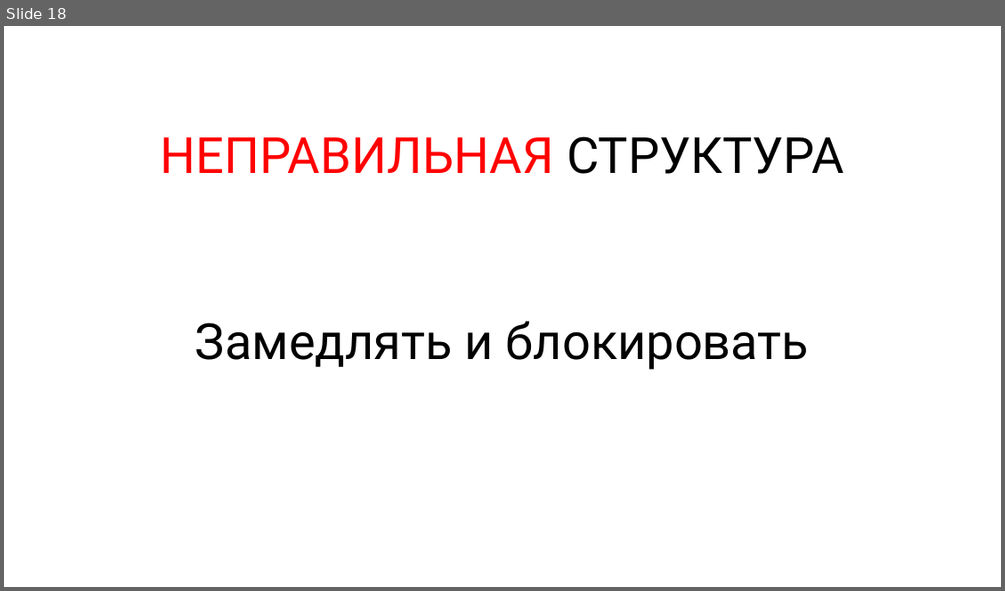
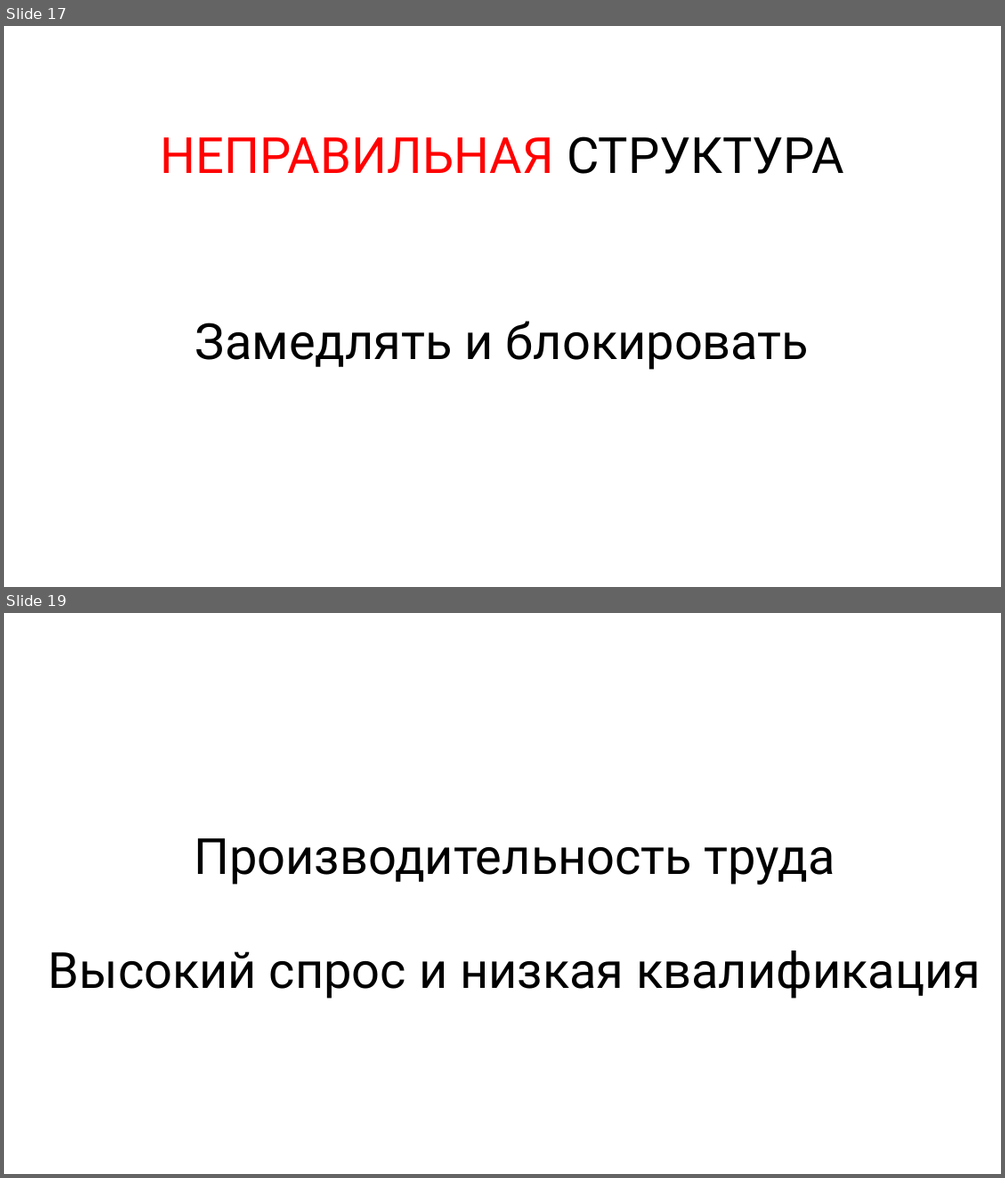
Before and after one commit to rkhaimov/brain-gym, a slide deck: Презентация.pptx. Shown one above the other, each under a label of ours: slide 18 before the commit, slides 17 and 19 after it; the slides between them are not shown. The pictures are 1005x591 and 1005x1178 pixels, drawn with LibreOffice and Linux fonts; fonts in the diff are those of the drawing; background and template pictures are left out. Boxes give left, top, right and bottom in pixels: in the first picture for what was removed or moved away, otherwise in the second. Text is boxed around its words. In the diff, an @@ line names an element or a change of style, - is before the commit and + after.

```diff
--- a/Презентация.pptx
+++ b/Презентация.pptx
@@ slide 19 added at (x1=4, y1=613, x2=1001, y2=1174), background #FFFFFF @@
@@ text added at (x1=194, y1=838, x2=835, y2=884), 48 pt, text #000000 @@
+Производительность труда
@@ text added at (x1=48, y1=950, x2=980, y2=998), 48 pt, text #000000 @@
+Высокий спрос и низкая квалификация
@@ what was slide 18 is now slide 17 @@
```
Also in this commit, not shown: 1 slide changed, 15 other slides added, 76 slides removed.
